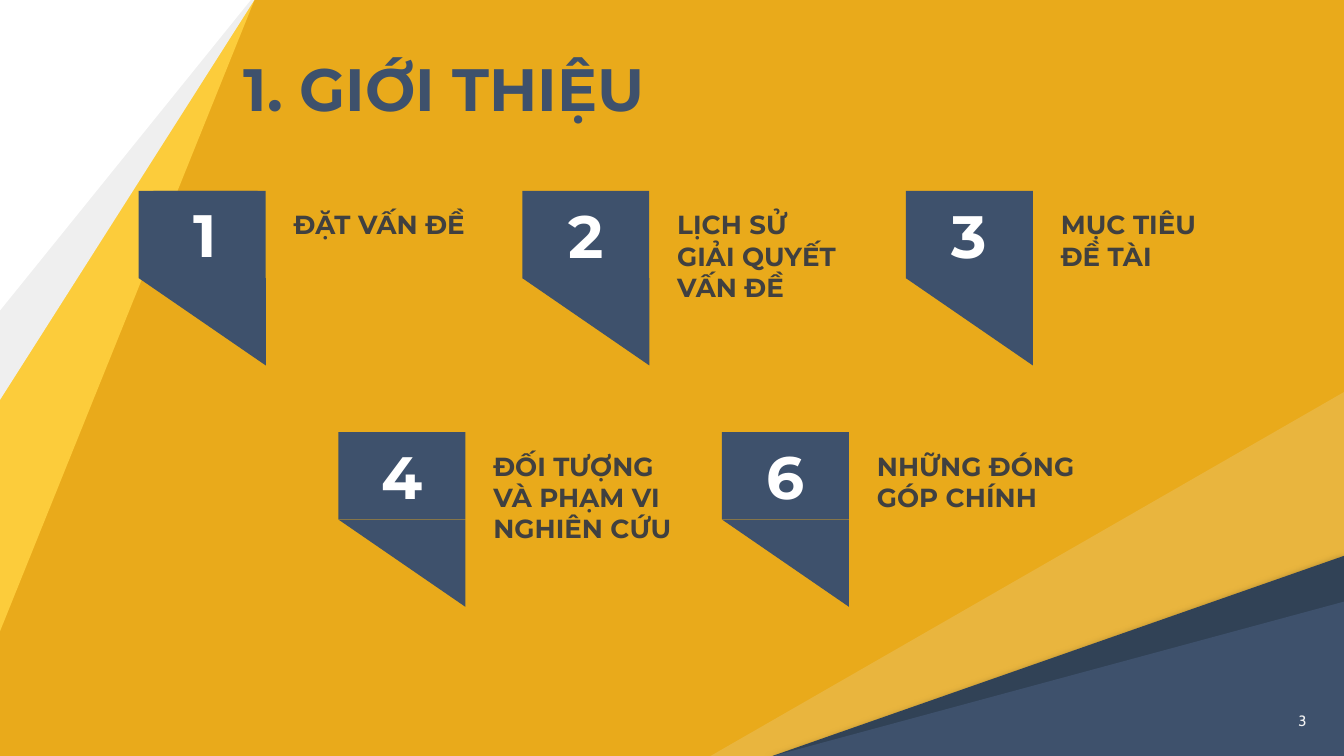
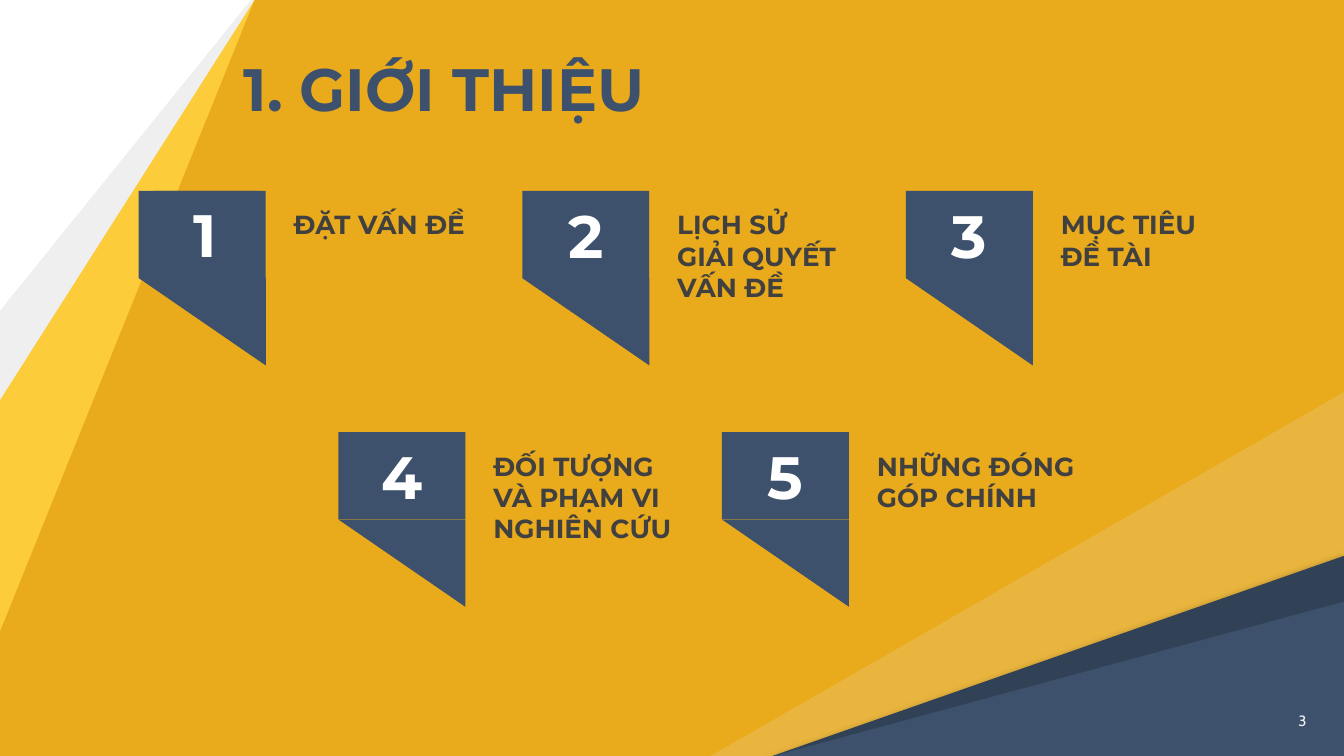
Before and after one commit to nghiale1/CongDongGiaSu, a slide deck: slide 3 of docs/thuyetTrinh_LeMinhNghia_B1605229.pptx. Drawn at 1344x756 pixels with LibreOffice and Linux fonts; fonts in the diff are those of the drawing. Boxes give left, top, right and bottom in pixels: in the first picture for what was removed or moved away, otherwise in the second. Text is boxed around its words. In the diff, an @@ line names an element or a change of style, - is before the commit and + after.

```diff
--- a/docs/thuyetTrinh_LeMinhNghia_B1605229.pptx
+++ b/docs/thuyetTrinh_LeMinhNghia_B1605229.pptx
@@ text in rectangle at (768,457,804,500): text changed @@
-6
+5
```
Also in this commit, not shown: 9 other slides changed, 1 slide removed, 2 other files.
